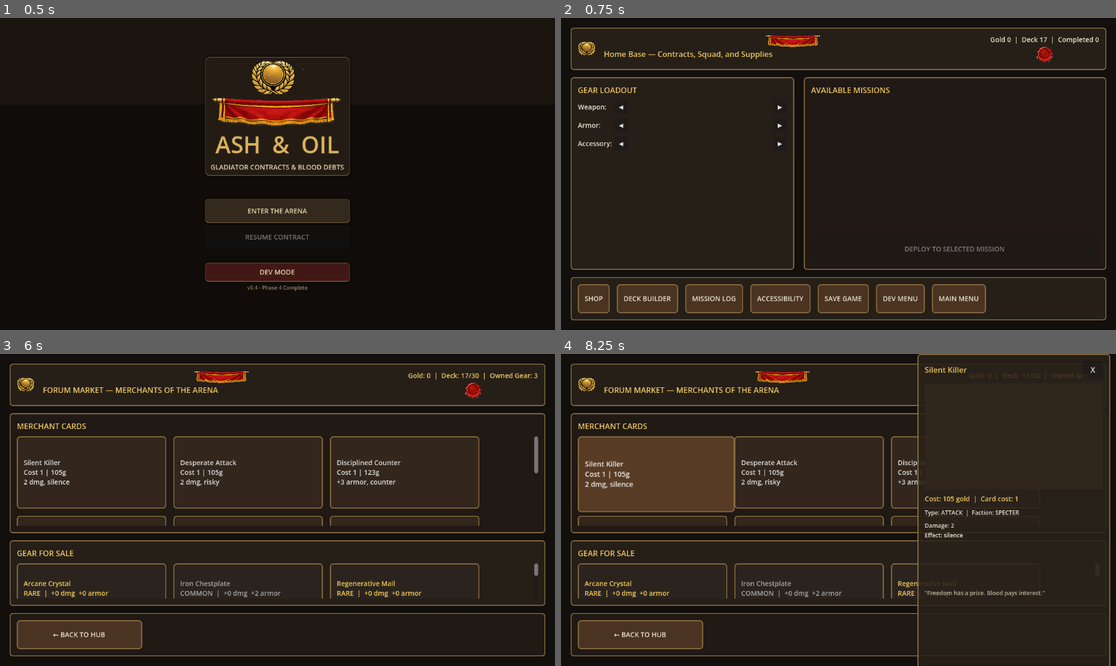
Above: before the commit, frames 1-4 (two rows, left to right).
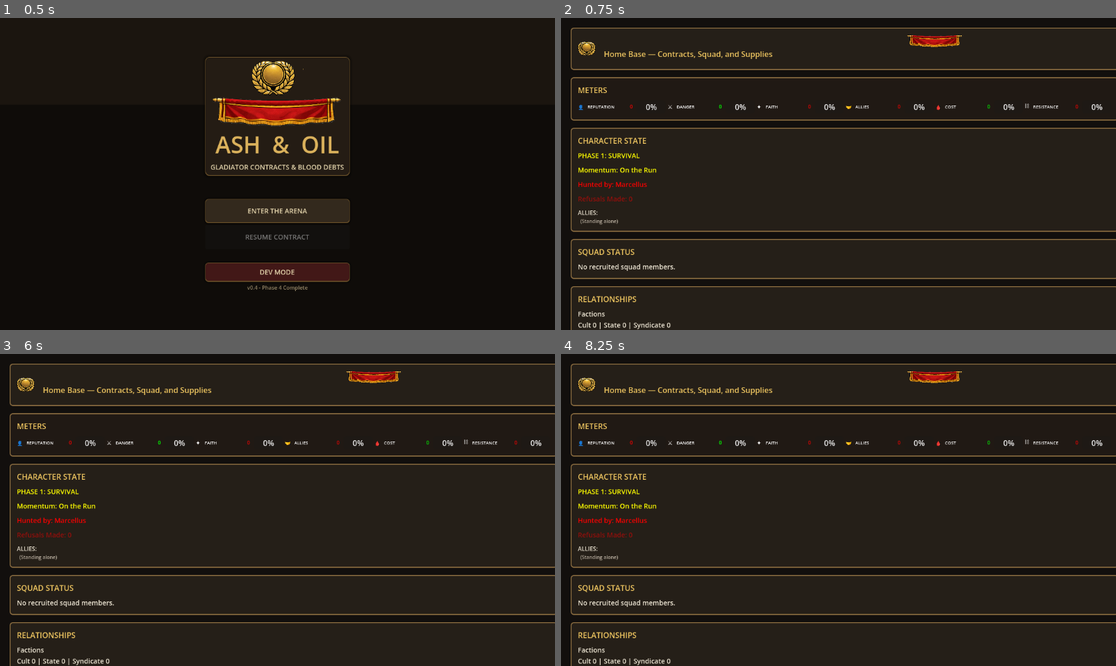
Above: after the commit, the same moments.

Repository: StoveGodCooks/ash-oil
Game: Godot game, scene res://scenes/Main.tscn
Two runs of this game, one before a commit and one after it. Both use one fixed random seed, a clock stepped at 60 frames per second and the inputs below.
Inputs (mouse positions are in pixels of both pictures, inside the frame that each line leads up to):
- Up to frame 1 (0.5 s): no input
- Up to frame 2 (0.75 s): click "ENTER THE ARENA" at 0.5 s
- Up to frame 3 (6 s): click (61, 444) at 1.25 s, where only the run before the commit has a clickable "◀"; click (216, 444) at 2 s, where only the run before the commit has a clickable "▶"; click (61, 460) at 2.75 s, where only the run before the commit has a clickable "◀"; click (216, 460) at 3.5 s, where only the run before the commit has a clickable "▶"; click (61, 478) at 4.25 s, where only the run before the commit has a clickable "◀"; click (216, 478) at 5 s, where only the run before the commit has a clickable "▶"; click (33, 634) at 5.75 s, where only the run before the commit has a clickable "SHOP"
- Up to frame 4 (8.25 s): click (966, 631) at 6.5 s, where only the run before the commit has a clickable "Iron Guard Cost 1 | 114g +3 a…"; click (966, 631) at 7.25 s, where only the run before the commit has a clickable "Iron Guard Cost 1 | 114g +3 a…"; click (649, 472) at 8 s, where only the run before the commit has a clickable "Silent Killer Cost 1 | 105g 2…"

Frame 1 is identical in both runs. In frame 2, 12% of the frame differs, in the area x 1-100%, y 3-100%; in frame 3, 16%; in frame 4, 21%, in the area x 1-100%, y 0-100%.
Error before the commit: Parse Error: Cannot infer the type of "loyalty_text" variable because the value doesn't have a set type. (res://scripts/ui/CharacterStatePanel.gd:106)

Commit message:
fix: explicit String type on loyalty_text to resolve GDScript inference error

Diff:
--- a/scripts/ui/CharacterStatePanel.gd
+++ b/scripts/ui/CharacterStatePanel.gd
@@ -103,7 +103,7 @@
 			recruited_count += 1
 			var ally_label = Label.new()
 			var loyalty := int(lt_data.get("loyalty", 0))
-			var loyalty_text := "★" * max(0, loyalty) if loyalty > 0 else "✗"
+			var loyalty_text: String = "★".repeat(max(0, loyalty)) if loyalty > 0 else "✗"
 			ally_label.text = "  %s %s" % [lt_name, loyalty_text]
 			UITheme.style_body(ally_label, UITheme.FONT_FINE)
 			allies_container.add_child(ally_label)
